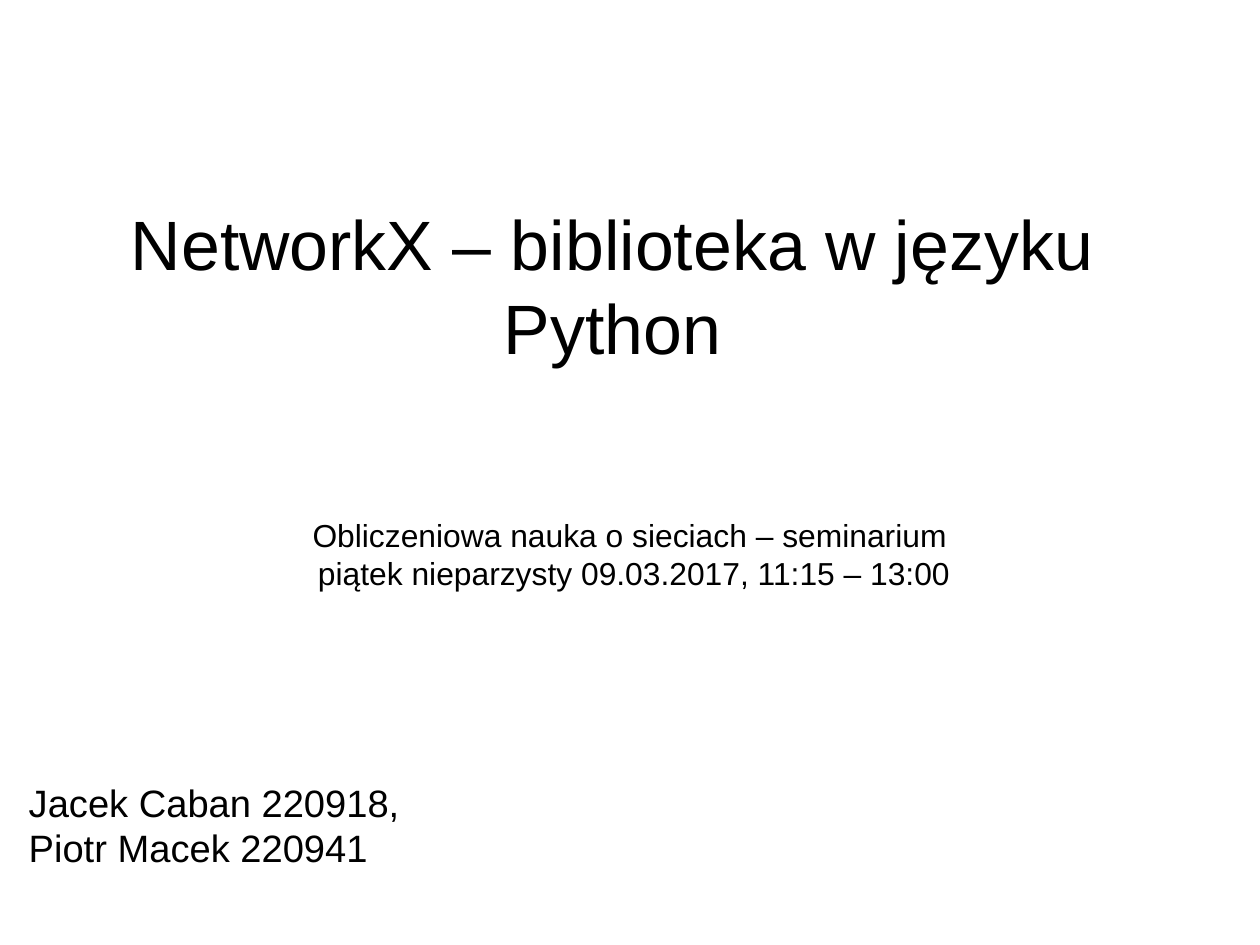
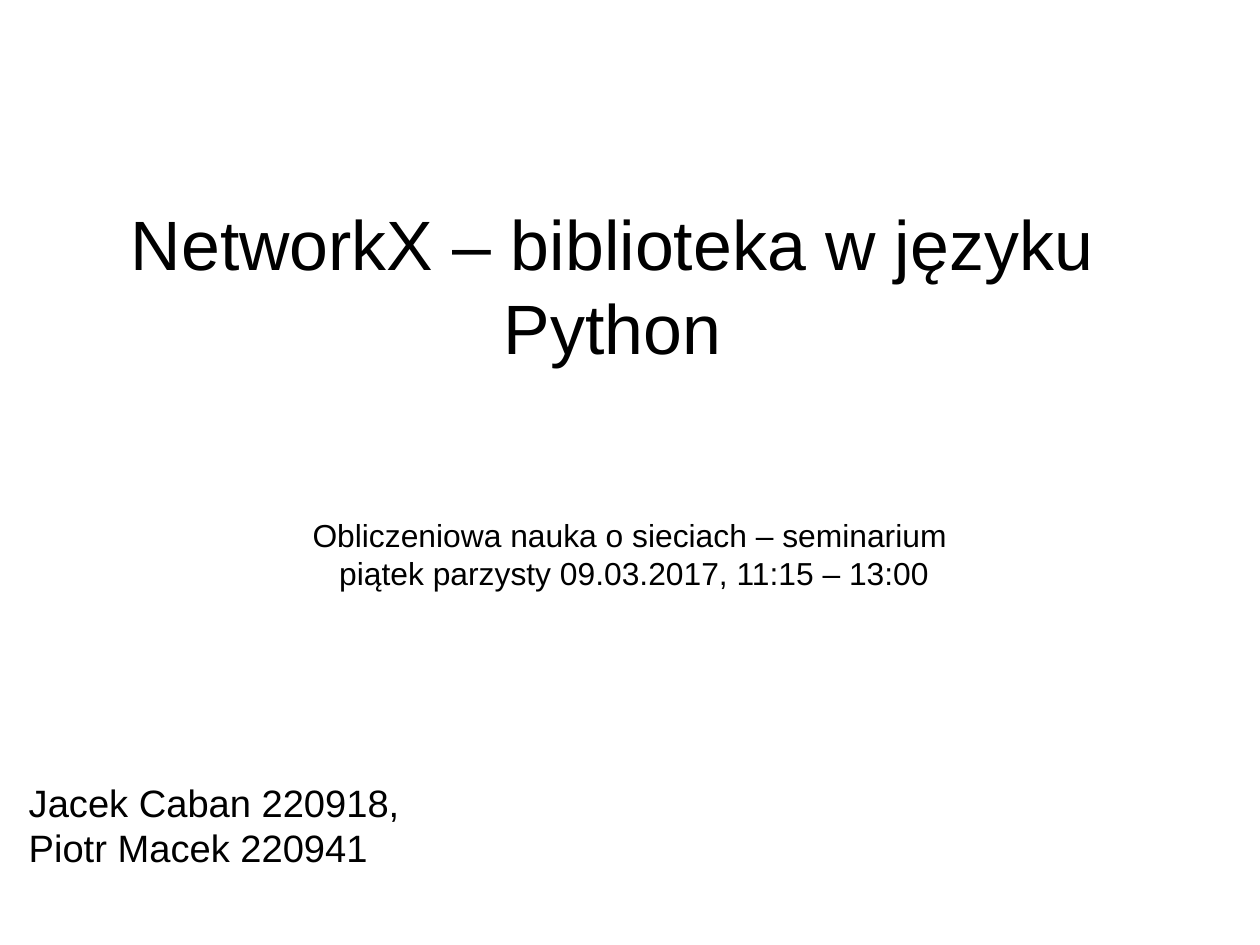
Before and after one commit to piotrm50/cns-networkx-presentation, a slide deck: slide 1 of prezentacja.odp. Drawn at 1260x945 pixels with LibreOffice and Linux fonts; fonts in the diff are those of the drawing. Boxes give left, top, right and bottom in pixels: in the first picture for what was removed or moved away, otherwise in the second. Text is boxed around its words. In the diff, an @@ line names an element or a change of style, - is before the commit and + after.

Commit message:
Final version

```diff
--- a/prezentacja.odp
+++ b/prezentacja.odp
@@ text at <box>313,524,946,590</box>: text changed @@
-Obliczeniowa nauka o sieciach – seminarium
-piątek nieparzysty 09.03.2017, 11:15 – 13:00
+Obliczeniowa nauka o sieciach – seminarium
+piątek parzysty 09.03.2017, 11:15 – 13:00
```
